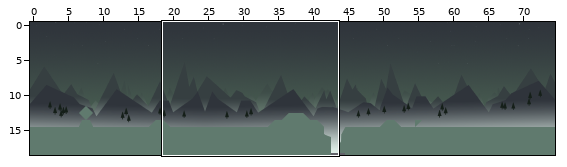
Two versions of a level (Tiled map (JSON), assets/Tilemap/level1_ground_test.json). The picture above shows the old version from afar; the outline marks the close-up.
Close-up. Old version:
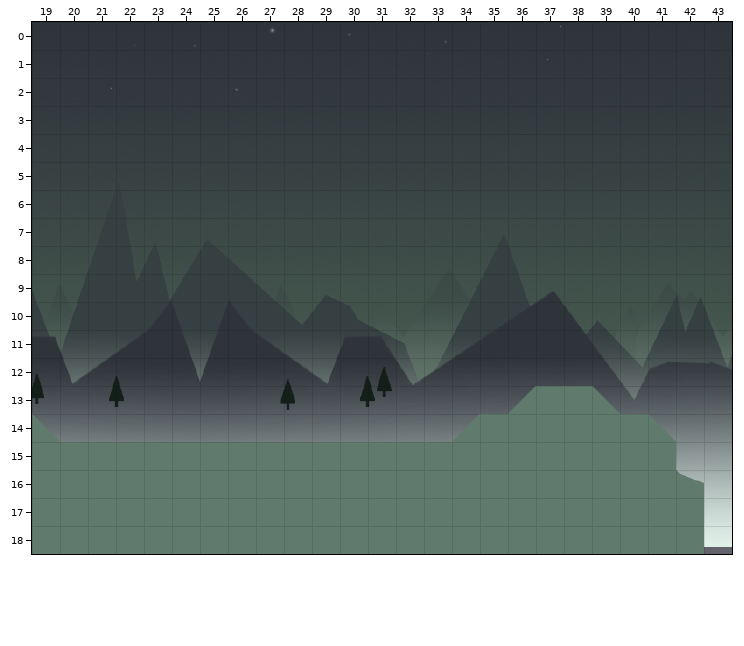
Cells are 32x32 px. Shown: x 19..43, y 0..18. The commit also changed other parts of the map, which this record leaves out.
Once edited:
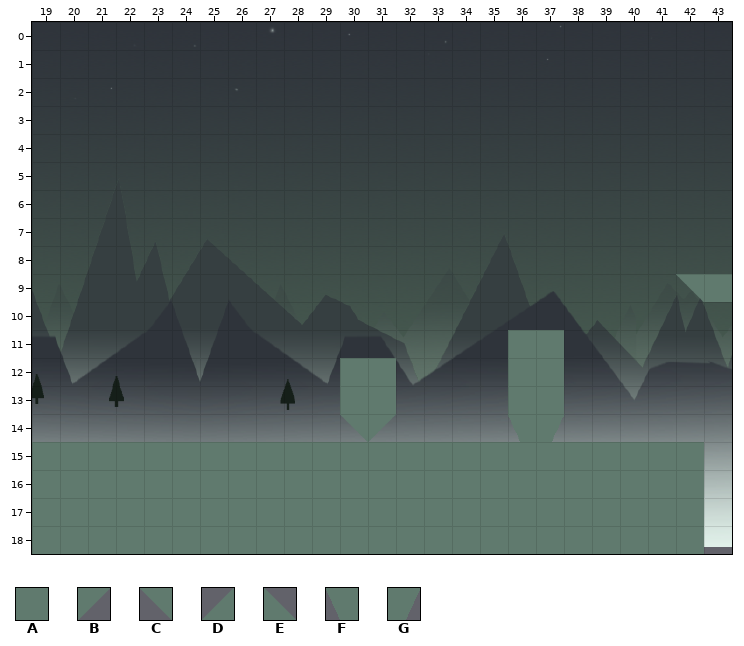
Key: from "level1_tilemap": A 0, B 1, C 2, D 3, E 4, F 7, G 8.
_ is an empty cell.
The exact change:
layer "Bildebene 4" hidden
Layer "Kachelebene 2":
y 9: x 42..43 __ -> CA
y 11: x 36..37 __ -> AA
y 12: x 30..31 __ -> AA; x 36..37 __ -> AA
y 13: x 30..31 __ -> AA; x 36 D -> A; x 38..39 AE -> __
y 14: x 19 E -> _; x 30..31 __ -> CB; x 34..41 DAAAAAAE -> __FG____
y 15: x 42 _ -> A
y 16: x 42 E -> A
